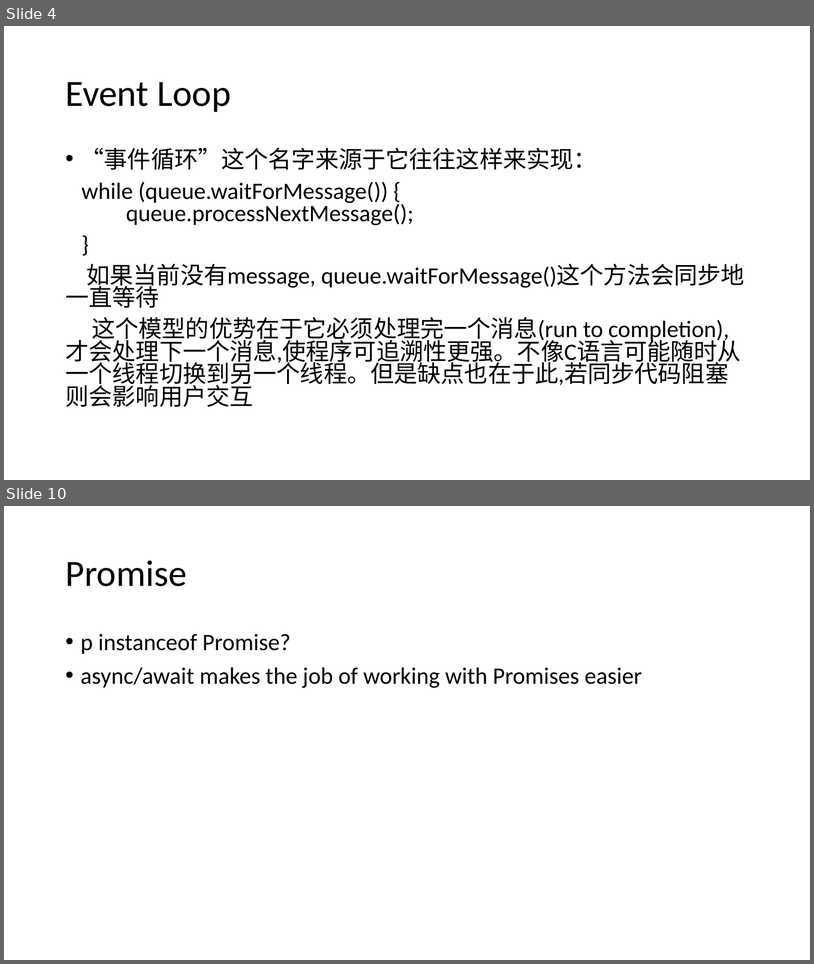
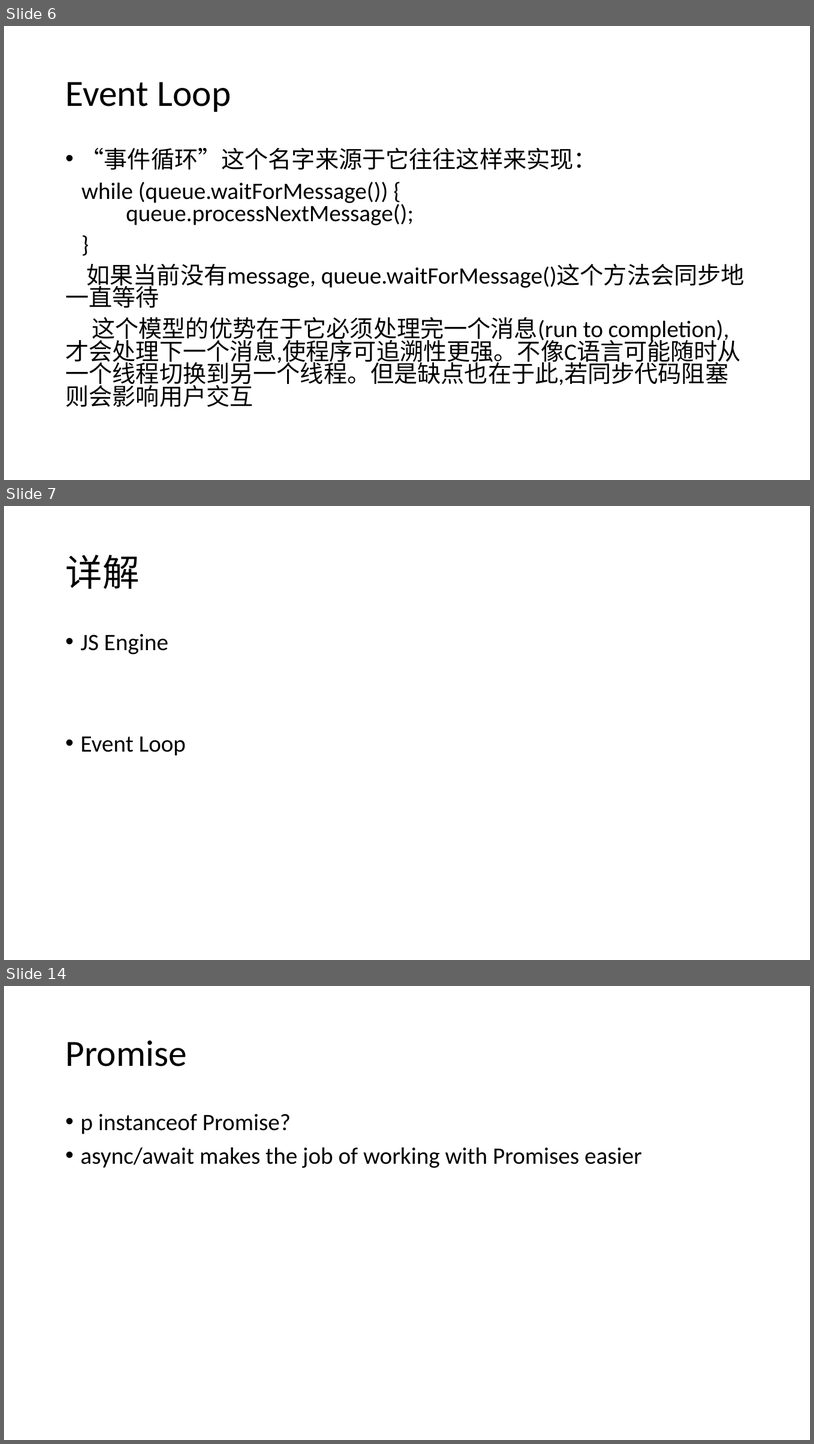
Before and after one commit to WHITE-ILMARE/Technique-Share, a slide deck: Deep Digging in Browser.pptx. Shown one above the other, each under a label of ours: slides 4 and 10 before the commit, slides 6, 7 and 14 after it; the slides between them are not shown. The pictures are 814x964 and 814x1444 pixels, drawn with LibreOffice and Linux fonts; fonts in the diff are those of the drawing. Boxes give left, top, right and bottom in pixels: in the first picture for what was removed or moved away, otherwise in the second. Text is boxed around its words. In the diff, an @@ line names an element or a change of style, - is before the commit and + after.

```diff
--- a/Deep Digging in Browser.pptx
+++ b/Deep Digging in Browser.pptx
@@ slide 7 added at (4, 506, 810, 960), background #FFFFFF @@
@@ title added at (65, 555, 139, 589), 44 pt, text #000000 @@
+详解
@@ text added at (81, 634, 186, 756), 28 pt, text #000000 @@
+• JS Engine
+• Event Loop
@@ what was slide 4 is now slide 6 @@
@@ what was slide 10 is now slide 14 @@
```
Also in this commit, not shown: 1 slide changed, 9 other slides added, 6 slides removed, 1 other file.
